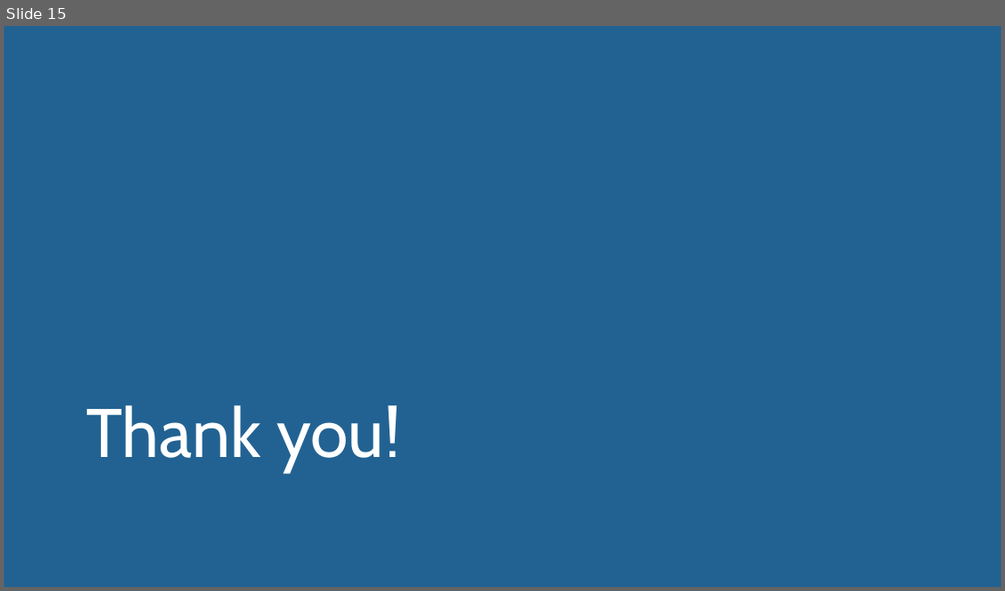
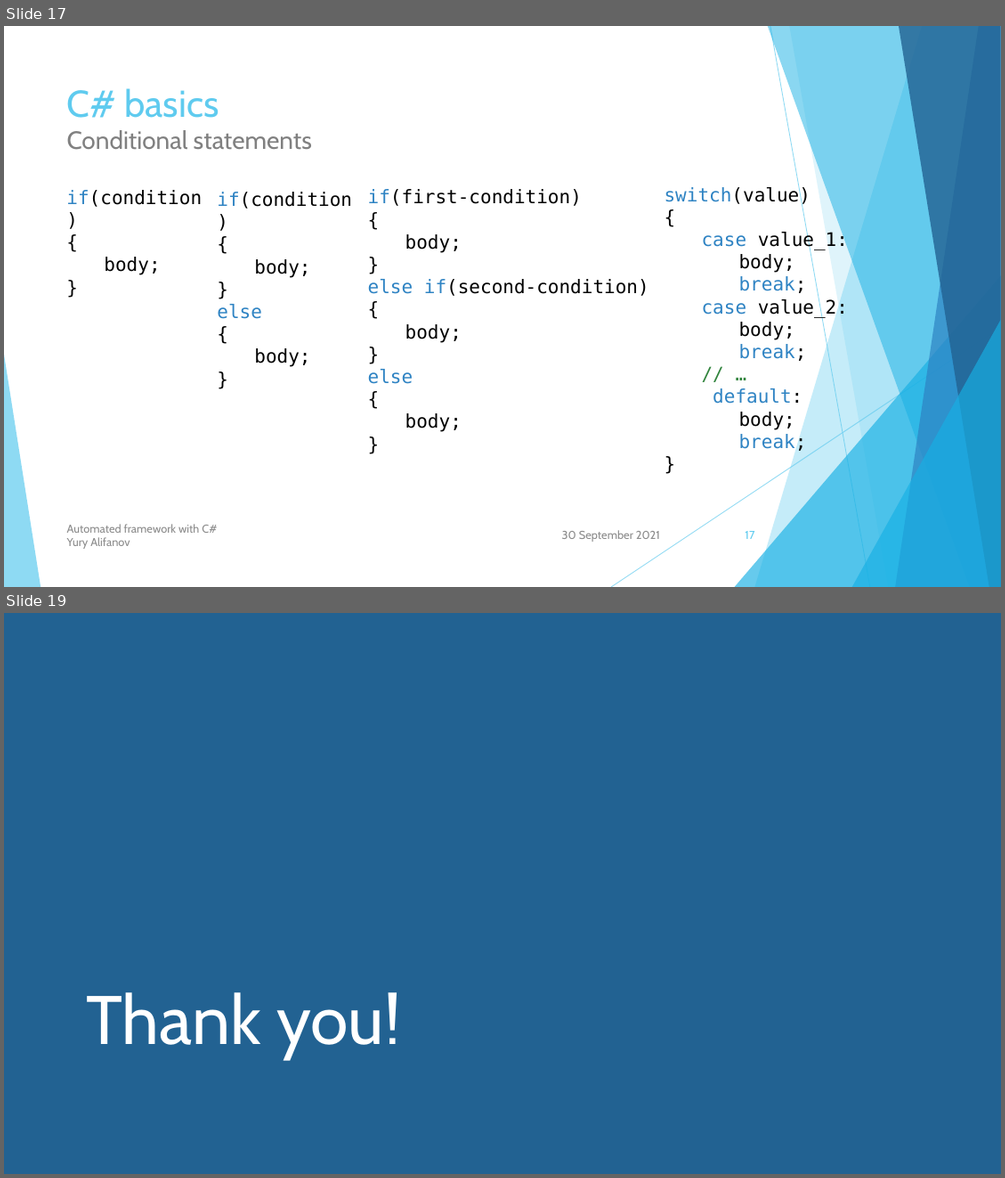
Before and after one commit to user-yalif/ITLeadersCourseAlifanov, a slide deck: Alifanov.ITLeadersCourse/Automated framework with C#.pptx. Shown one above the other, each under a label of ours: slide 15 before the commit, slides 17 and 19 after it; the slides between them are not shown. The pictures are 1005x591 and 1005x1178 pixels, drawn with LibreOffice and Linux fonts; fonts in the diff are those of the drawing. Boxes give left, top, right and bottom in pixels: in the first picture for what was removed or moved away, otherwise in the second. Text is boxed around its words. In the diff, an @@ line names an element or a change of style, - is before the commit and + after.

```diff
--- a/Alifanov.ITLeadersCourse/Automated framework with C#.pptx
+++ b/Alifanov.ITLeadersCourse/Automated framework with C#.pptx
@@ slide 17 added at box(4, 26, 1001, 587), background #FFFFFF; not listed: 10 template elements that a slide beside it also shows @@
@@ title added at box(67, 88, 312, 150), 24 pt, text #808080 @@
+C# basics
+Conditional statements
@@ text added at box(66, 190, 202, 275), 18 pt, text #000000 @@
+if(condition)
+{
+body;
+}
@@ text added at box(217, 192, 352, 367), 18 pt, text #000000 @@
+if(condition)
+{
+body;
+}
+else
+{
+body;
+}
@@ text added at box(368, 189, 649, 432), 18 pt, text #000000 @@
+if(first-condition)
+{
+body;
+}
+else if(second-condition)
+{
+body;
+}
+else
+{
+body;
+}
@@ text added at box(664, 186, 848, 452), 18 pt, text #000000 @@
+switch(value)
+{
+case value_1:
+body;
+break;
+case value_2:
+body;
+break;
+// …
+default:
+body;
+break;
+}
@@ text added at box(67, 524, 217, 548), 11 pt, text #8C8C8C @@
+Automated framework with C#
+Yury Alifanov
@@ text added at box(562, 530, 660, 541), 11 pt, text #8C8C8C @@
+30 September 2021
@@ page number added at box(744, 531, 754, 539), 11 pt, text #5FCBEF @@
+17
@@ what was slide 15 is now slide 19 @@
```
Also in this commit, not shown: 8 slides changed, 3 other slides added, 2 other files.
